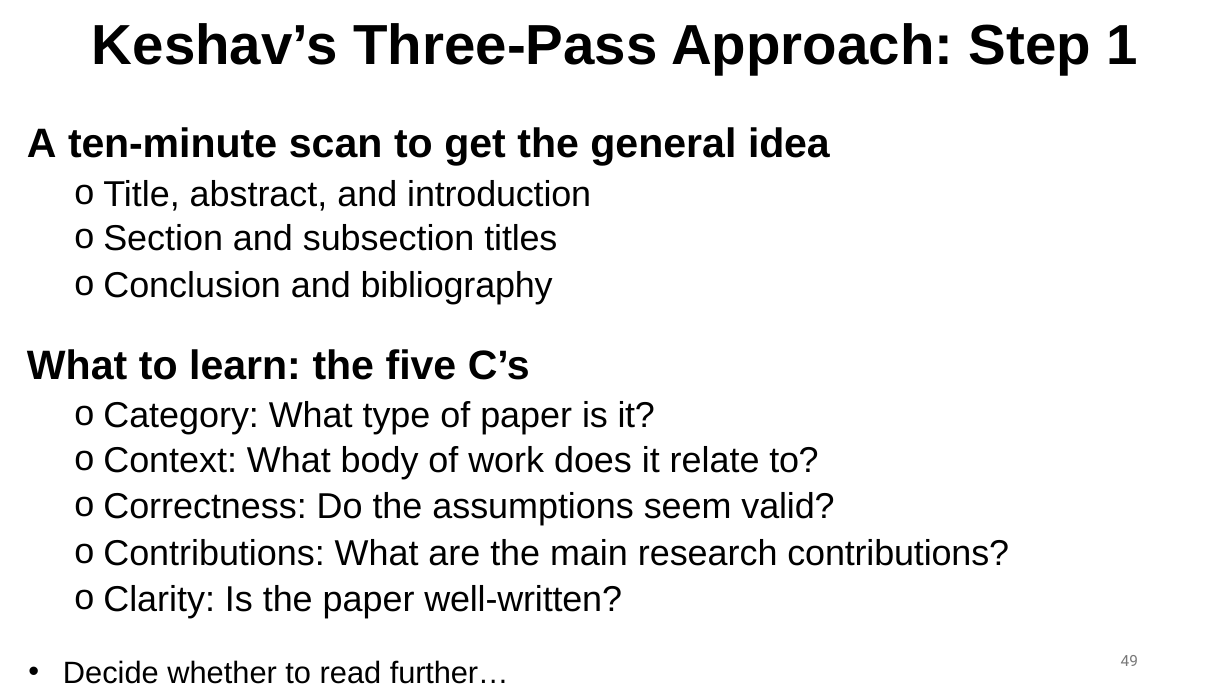
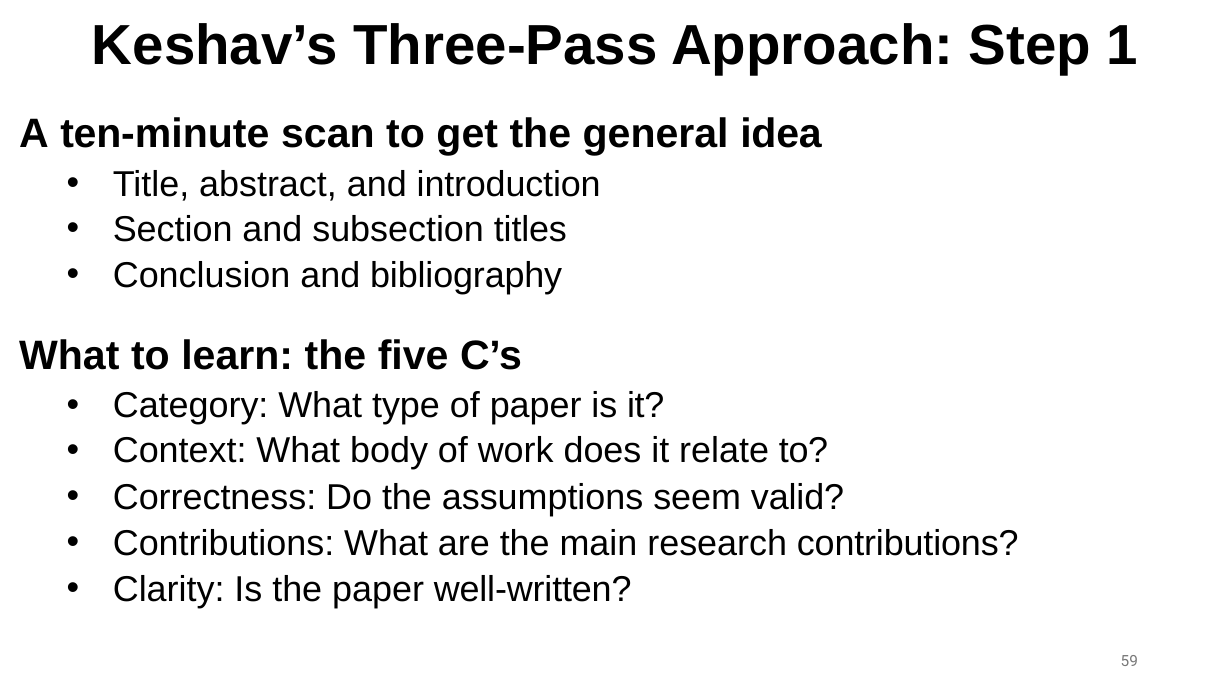
Before and after one commit to ec528/ec528.github.io, a slide deck: slide 59 of slides/fall26/1-introduction.pptx (slide 49 before the commit). Drawn at 1232x693 pixels with LibreOffice and Linux fonts; fonts in the diff are those of the drawing. Boxes give left, top, right and bottom in pixels: in the first picture for what was removed or moved away, otherwise in the second. Text is boxed around its words. In the diff, an @@ line names an element or a change of style, - is before the commit and + after.

```diff
--- a/slides/fall26/1-introduction.pptx
+++ b/slides/fall26/1-introduction.pptx
@@ text "A ten-minute scan to get ..." moved from (x1=27, y1=127, x2=1009, y2=684) to (x1=19, y1=117, x2=1019, y2=608) @@
@@ text at (x1=113, y1=170, x2=1019, y2=608): bullet o to • @@
@@ page number at (x1=1121, y1=655, x2=1138, y2=666): text changed @@
-49
+59
@@ text at (x1=63, y1=660, x2=509, y2=684): paragraph removed @@
-• Decide whether to read further…
```
Also in this commit, not shown: 16 other slides changed, 11 slides added, 1 slide removed, 1 other file.
